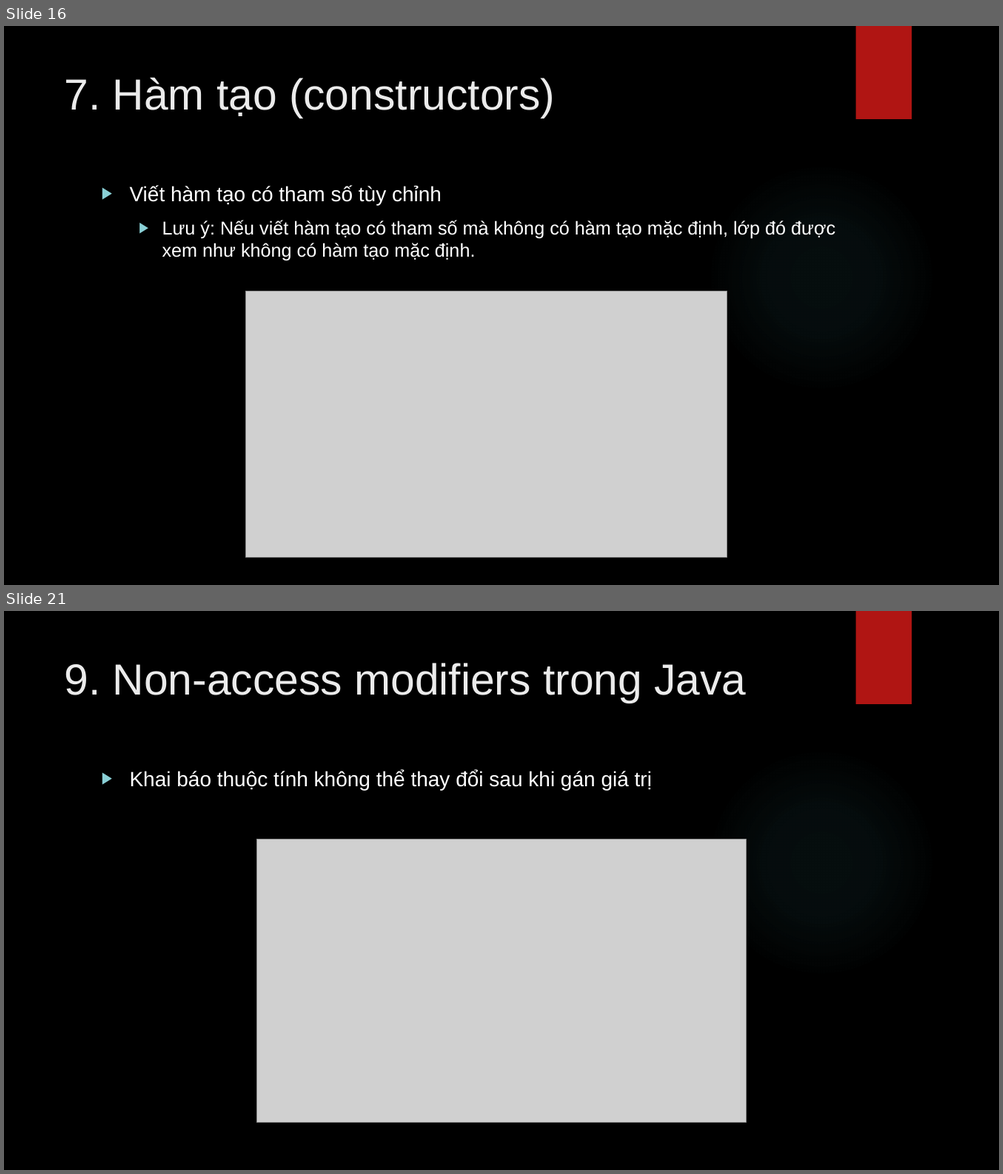
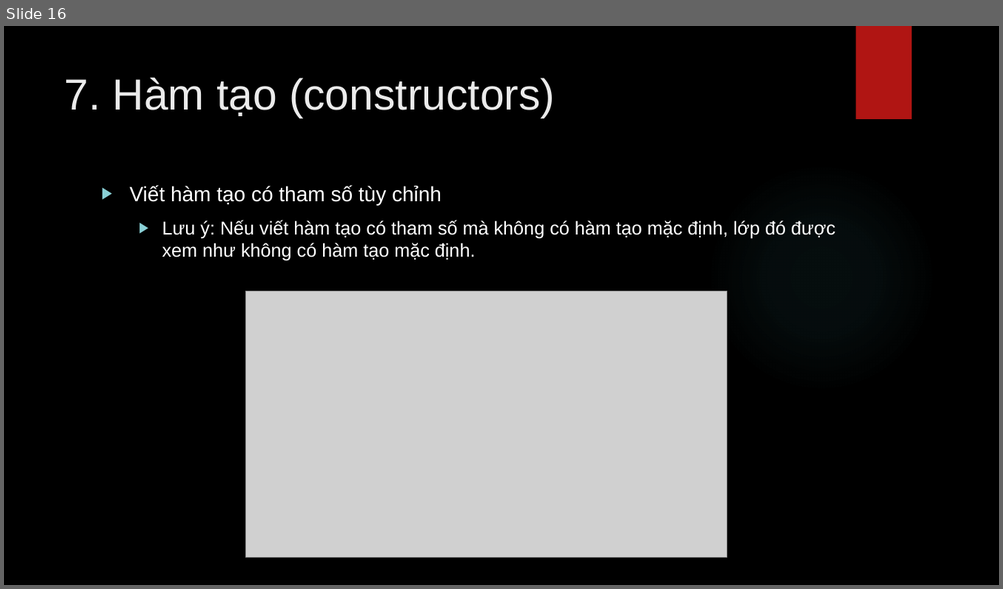
Before and after one commit to lequochai26/GDUTraining_Basic_Java_Web_Development, a slide deck: Slides/Day_5_1.pptx. Shown one above the other, each under a label of ours: slides 16 and 21 before the commit, slide 16 after it; the slides between them are not shown. The pictures are 1003x1174 and 1003x589 pixels, drawn with LibreOffice and Linux fonts; fonts in the diff are those of the drawing; grey boxes stand for pictures; background and template pictures are left out. Boxes give left, top, right and bottom in pixels: in the first picture for what was removed or moved away, otherwise in the second. Text is boxed around its words. In the diff, an @@ line names an element or a change of style, - is before the commit and + after.

```diff
--- a/Slides/Day_5_1.pptx
+++ b/Slides/Day_5_1.pptx
@@ slide 21 removed at (4,611,999,1170), background picture (left out); not listed: 2 template elements that a slide beside it also shows @@
@@ title removed at (64,663,745,703) @@
-9. Non-access modifiers trong Java
@@ text removed at (130,770,652,790) @@
-▶ Khai báo thuộc tính không thể thay đổi sau khi gán giá trị
@@ picture removed at (257,840,745,1124) @@
```
Also in this commit, not shown: 10 other slides removed.
